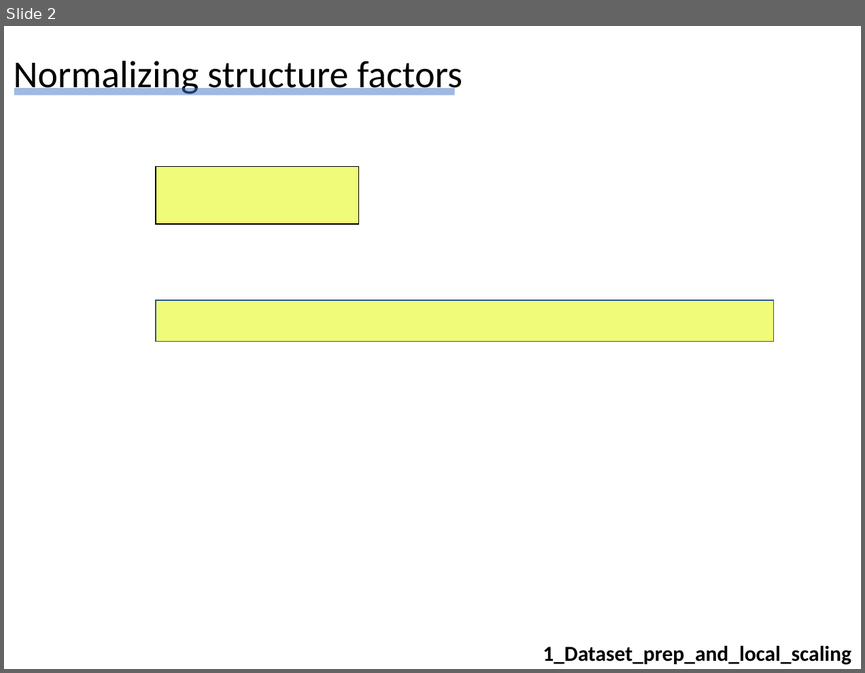
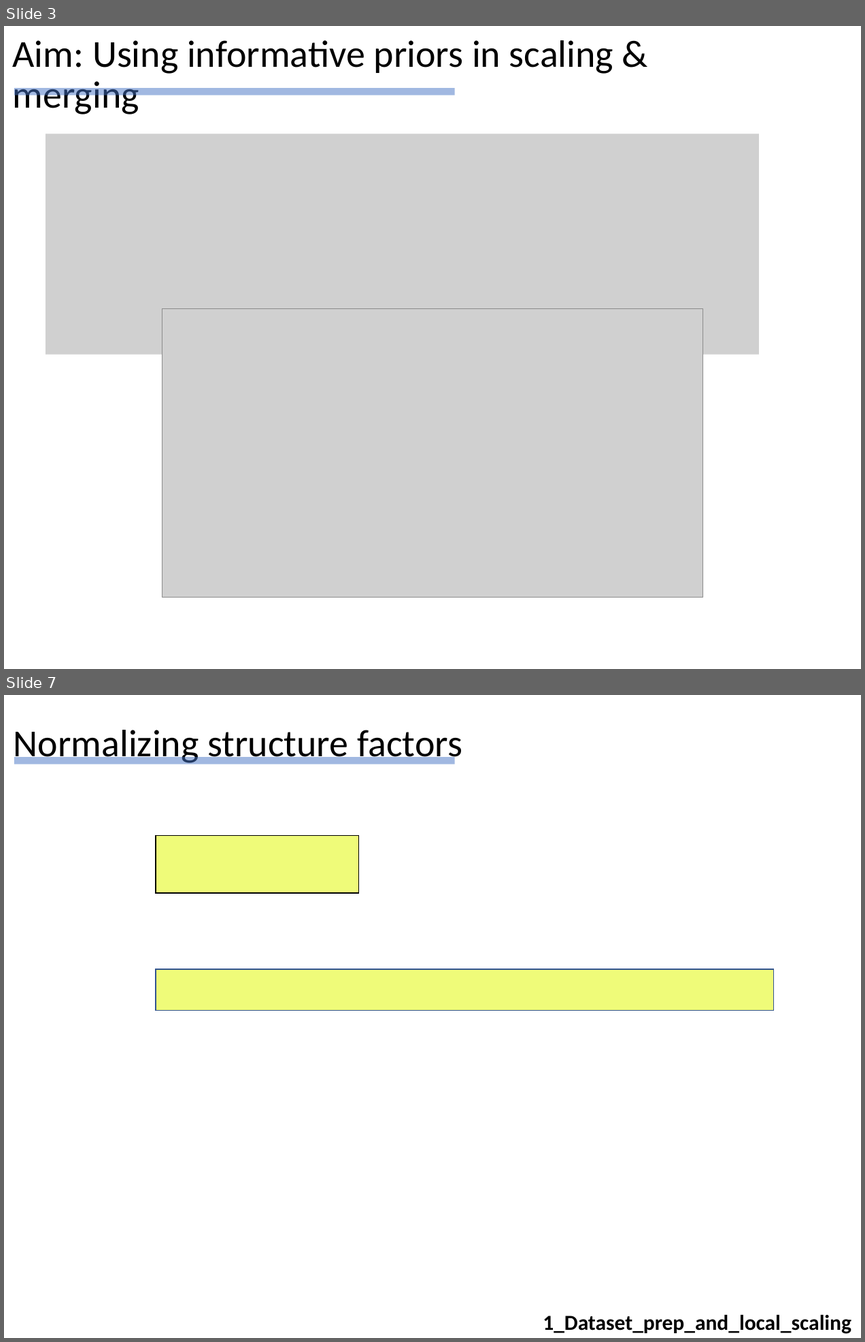
Before and after one commit to Hekstra-Lab/dw, a slide deck: Summary_of_findings_DH_20210218.pptx. Shown one above the other, each under a label of ours: slide 2 before the commit, slides 3 and 7 after it; the slides between them are not shown. The pictures are 865x673 and 865x1342 pixels, drawn with LibreOffice and Linux fonts; fonts in the diff are those of the drawing; grey boxes stand for pictures. Boxes give left, top, right and bottom in pixels: in the first picture for what was removed or moved away, otherwise in the second. Text is boxed around its words. In the diff, an @@ line names an element or a change of style, - is before the commit and + after.

```diff
--- a/Summary_of_findings_DH_20210218.pptx
+++ b/Summary_of_findings_DH_20210218.pptx
@@ slide 3 added at [4,26,861,669], background #FFFFFF @@
@@ title added at [13,40,613,114], 32 pt, text #000000 @@
+Aim: Using informative priors in scaling & merging
@@ line added from (14, 91) to (455, 91), #4472C4 6 pt @@
@@ picture added at [46,134,759,354] @@
@@ picture added at [162,309,702,597] @@
@@ what was slide 2 is now slide 7 @@
```
Also in this commit, not shown: 5 other slides added, 1 slide removed, 10 other files.
